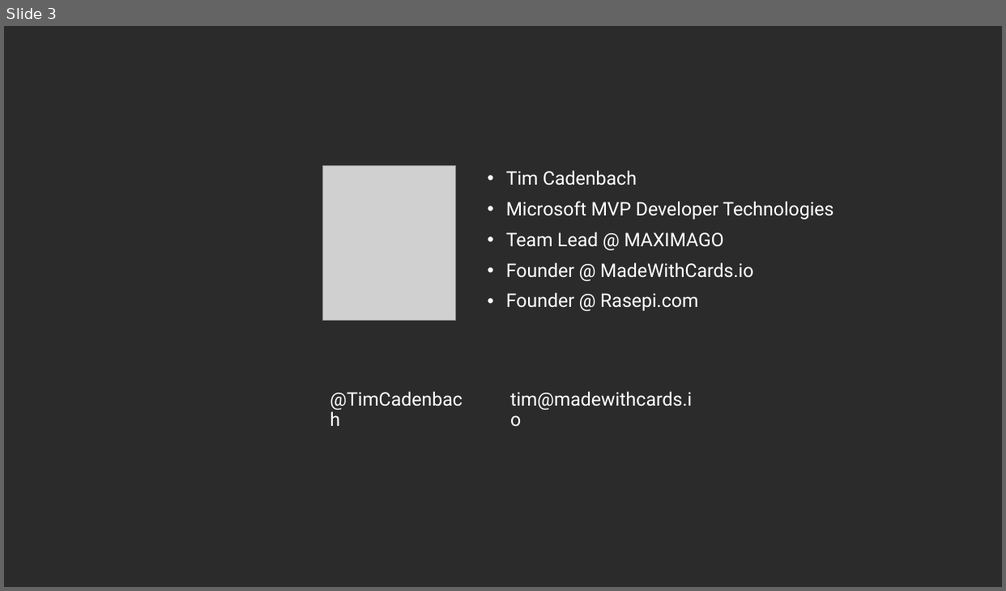
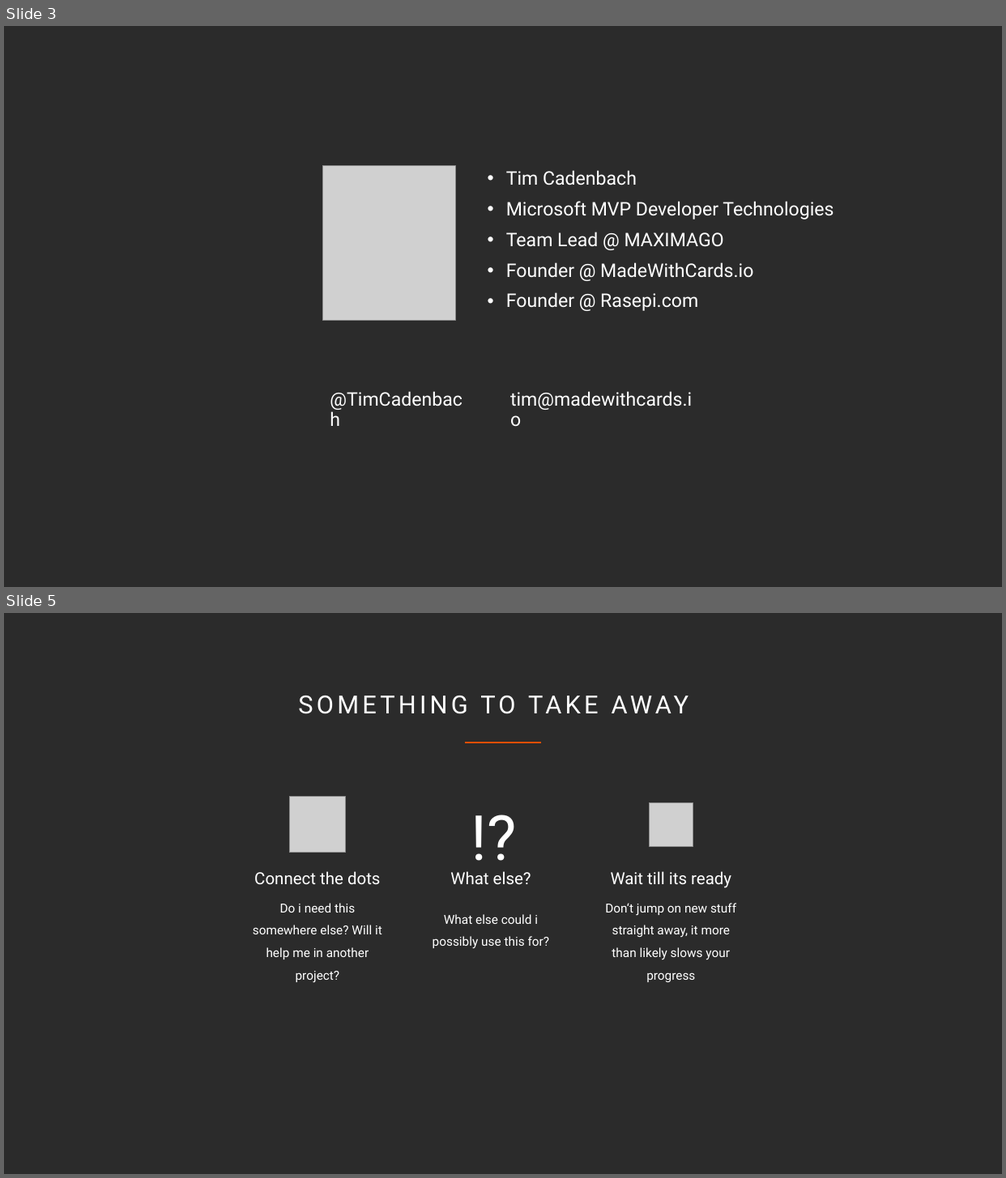
Before and after one commit to DeeJayTC/WeAreDevs-Workshop, a slide deck: WeAreDevs.pptx. Shown one above the other, each under a label of ours: slide 3 before the commit, slides 3 and 5 after it; the slides between them are not shown. The pictures are 1006x591 and 1006x1178 pixels, drawn with LibreOffice and Linux fonts; fonts in the diff are those of the drawing; grey boxes stand for pictures; background and template pictures are left out; a plain dark background stands for a picture behind light text. Boxes give left, top, right and bottom in pixels: in the first picture for what was removed or moved away, otherwise in the second. Text is boxed around its words. In the diff, an @@ line names an element or a change of style, - is before the commit and + after.

```diff
--- a/WeAreDevs.pptx
+++ b/WeAreDevs.pptx
@@ slide 5 added at (4, 613, 1002, 1174), background picture (left out) @@
@@ title added at (63, 678, 924, 734), 24 pt, text #FFFFFF @@
+SOMETHING TO TAKE AWAY
@@ text added at (418, 757, 569, 867), 60 pt, text #FFFFFF @@
+!?
@@ line added from (465, 743) to (542, 743), #EC4E00 1.5 pt @@
@@ picture added at (289, 796, 345, 853) @@
@@ picture added at (650, 803, 692, 846) @@
@@ text added at (254, 871, 380, 884), 16 pt, text #FFFFFF @@
+Connect the dots
@@ text added at (450, 871, 531, 884), 16 pt, text #FFFFFF @@
+What else?
@@ text added at (611, 871, 731, 888), 16 pt, text #FFFFFF @@
+Wait till its ready
@@ text added at (253, 903, 382, 960), 12 pt, text #FFFFFF @@
+Do i need this somewhere else? Will it help me in another project?
@@ text added at (605, 903, 736, 960), 12 pt, text #FFFFFF @@
+Don‘t jump on new stuff straight away, it more than likely slows your progress
@@ text added at (432, 914, 550, 949), 12 pt, text #FFFFFF @@
+What else could i possibly use this for?
```
Also in this commit, not shown: 1 slide changed, 1 other slide added, 2 slides removed, 27 other files.
